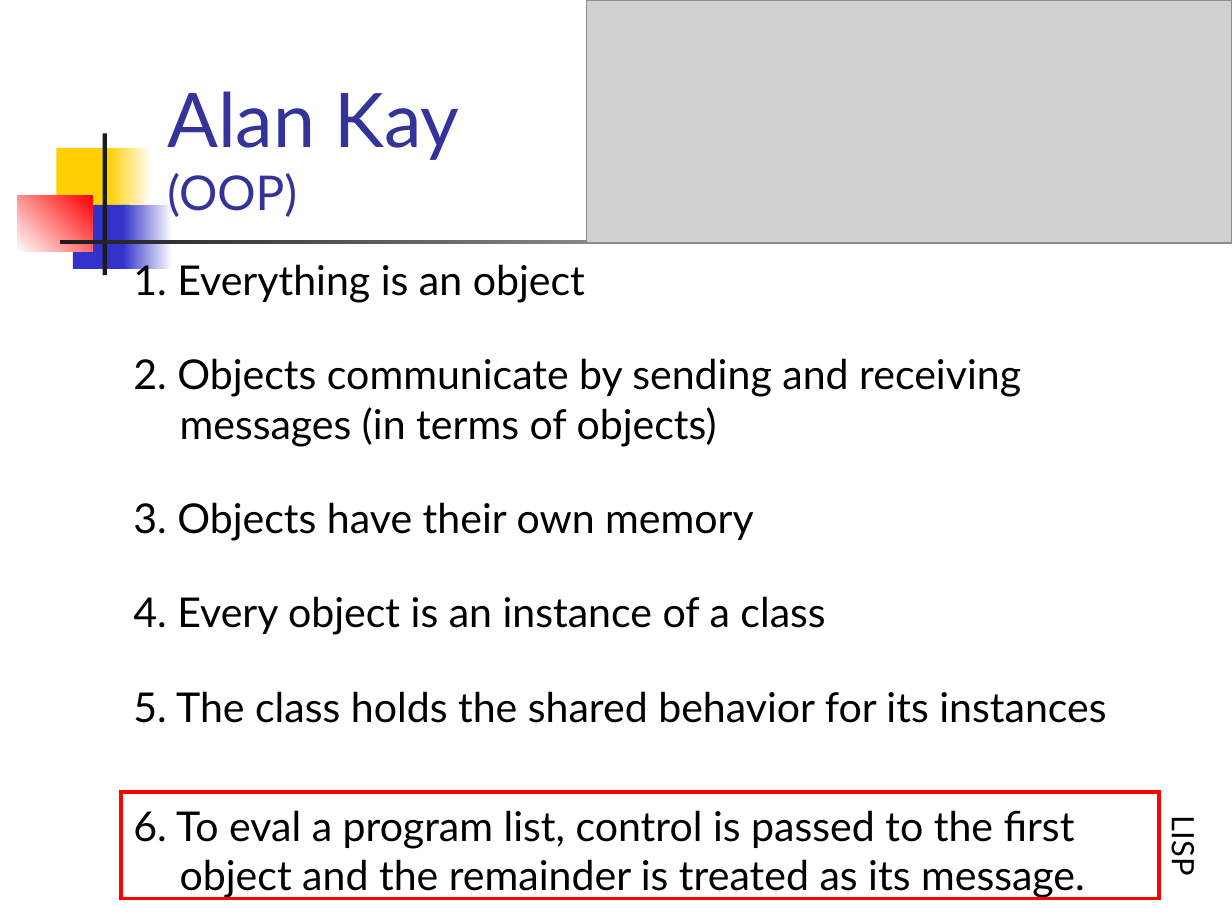
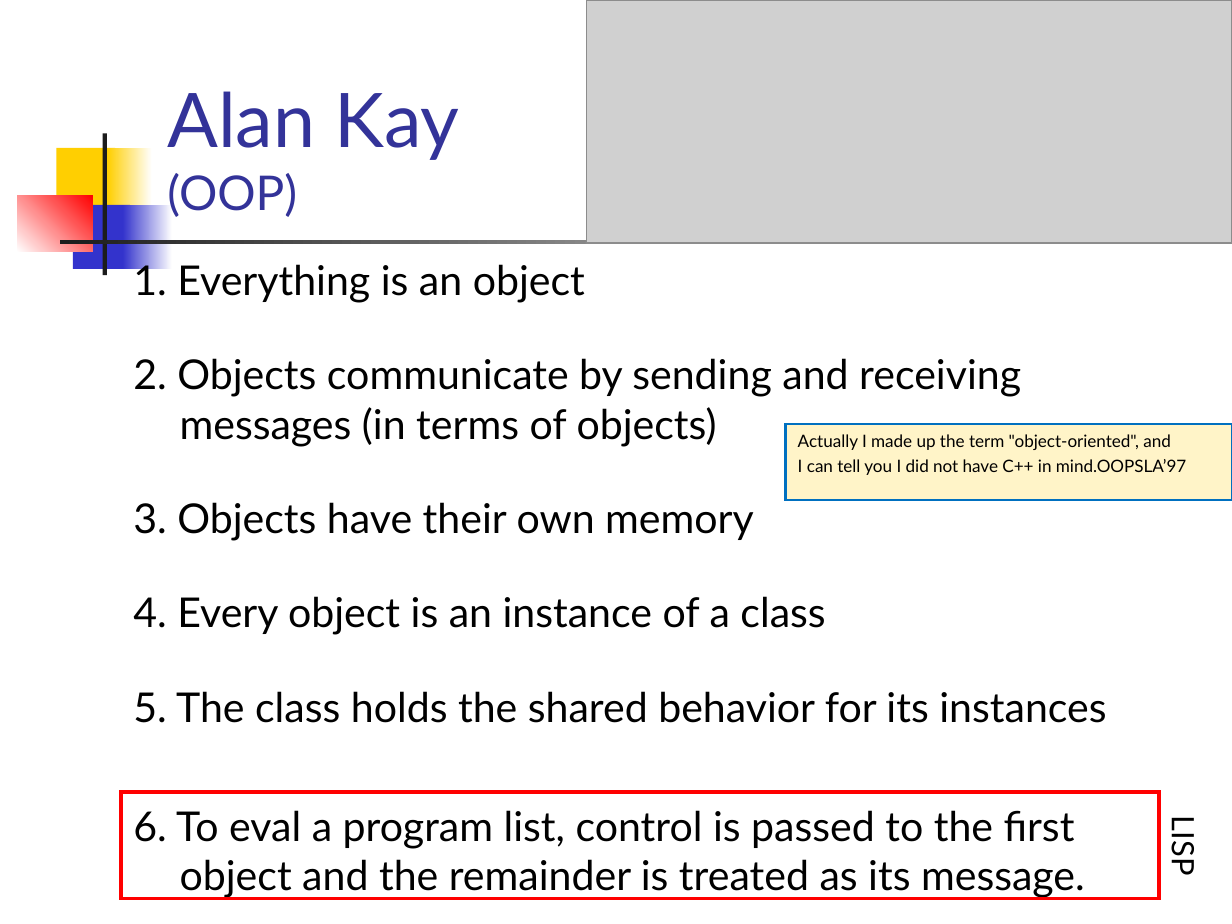
Before and after one commit to Programovanie4/Prednasky, a slide deck: slide 13 of 03/03_java.ppt (slide 5 before the commit). Drawn at 1232x924 pixels with LibreOffice and Linux fonts; fonts in the diff are those of the drawing; grey boxes stand for pictures. Boxes give left, top, right and bottom in pixels: in the first picture for what was removed or moved away, otherwise in the second. Text is boxed around its words. In the diff, an @@ line names an element or a change of style, - is before the commit and + after.

```diff
--- a/03/03_java.ppt
+++ b/03/03_java.ppt
@@ rectangle added at <box>786,424,1232,500</box>, fill #FFF4C8, outline #0070C0 1.5 pt, 10 pt, text #000000 @@
+Actually I made up the term "object-oriented", and
+I can tell you I did not have C++ in mind.OOPSLA’97
```
Also in this commit, not shown: 1 other slide changed, 10 slides added, 2 slides removed, 2 other files.
